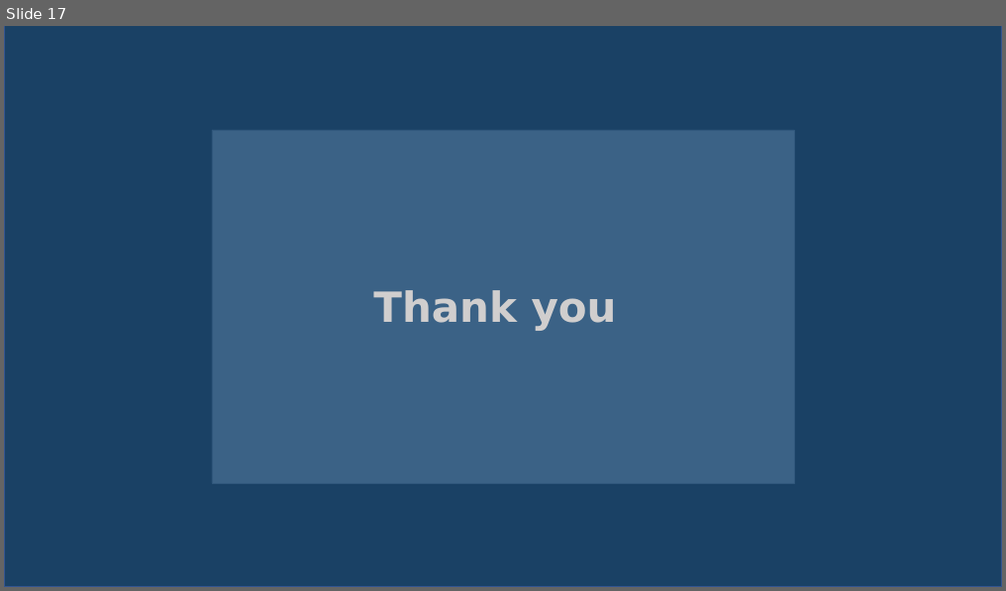
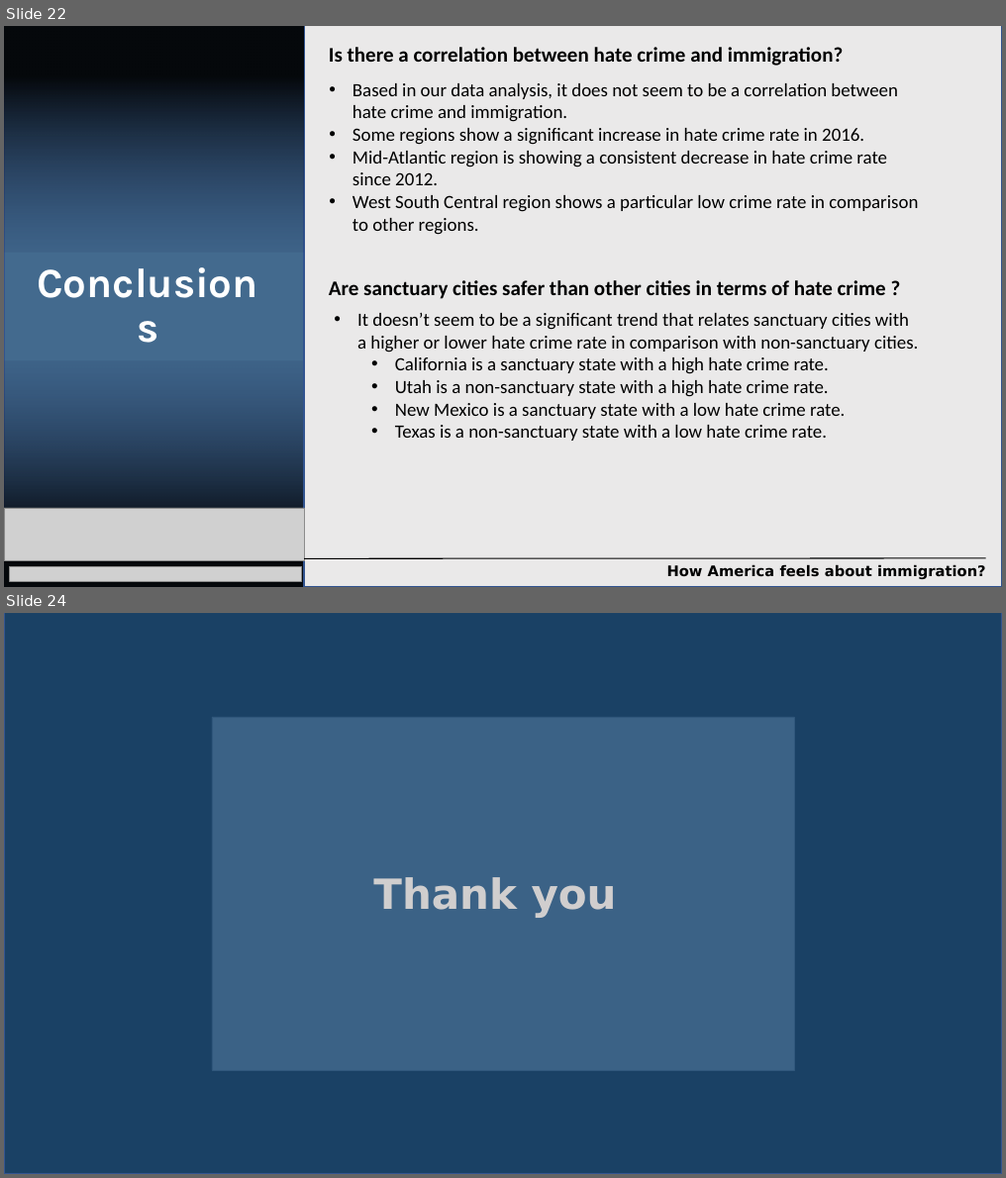
Before and after one commit to jmendiola84/Team_5, a slide deck: Project1-DataAnalytics.pptx. Shown one above the other, each under a label of ours: slide 17 before the commit, slides 22 and 24 after it; the slides between them are not shown. The pictures are 1006x591 and 1006x1178 pixels, drawn with LibreOffice and Linux fonts; fonts in the diff are those of the drawing; grey boxes stand for pictures; background and template pictures are left out. Boxes give left, top, right and bottom in pixels: in the first picture for what was removed or moved away, otherwise in the second. Text is boxed around its words. In the diff, an @@ line names an element or a change of style, - is before the commit and + after.

```diff
--- a/Project1-DataAnalytics.pptx
+++ b/Project1-DataAnalytics.pptx
@@ slide 22 added at (x1=4, y1=26, x2=1002, y2=587), background picture (left out) @@
@@ rectangle added at (x1=4, y1=26, x2=304, y2=587), fill #1F4E79 at 84% opacity, outline #325491 1 pt @@
@@ rectangle added at (x1=4, y1=26, x2=303, y2=252), fill gradient #000000 to #203864 @@
@@ rectangle added at (x1=304, y1=26, x2=1002, y2=587), fill #E7E6E6 at 87% opacity, outline #325491 1 pt @@
@@ text added at (x1=329, y1=47, x2=843, y2=66), 20 pt, text #000000, bold @@
+Is there a correlation between hate crime and immigration?
@@ text added at (x1=352, y1=83, x2=918, y2=235), 18 pt, text #000000 @@
+• Based in our data analysis, it does not seem to be a correlation between hate crime and immigration.
+• Some regions show a significant increase in hate crime rate in 2016.
+• Mid-Atlantic region is showing a consistent decrease in hate crime rate since 2012.
+• West South Central region shows a particular low crime rate in comparison to other regions.
@@ title added at (x1=26, y1=269, x2=270, y2=346), 40 pt, text #FFFFFF, bold @@
+Conclusions
@@ text added at (x1=329, y1=280, x2=886, y2=299), 20 pt, text #000000, bold @@
+Are sanctuary cities safer than other cities in terms of hate crime ?
@@ text added at (x1=357, y1=313, x2=918, y2=441), 18 pt, text #000000 @@
+• It doesn’t seem to be a significant trend that relates sanctuary cities with a higher or lower hate crime rate in comparison with non-sanctuary cities.
+  • California is a sanctuary state with a high hate crime rate.
+  • Utah is a non-sanctuary state with a high hate crime rate.
+  • New Mexico is a sanctuary state with a low hate crime rate.
+  • Texas is a non-sanctuary state with a low hate crime rate.
@@ rectangle added at (x1=4, y1=362, x2=304, y2=587), fill gradient #000000 to #203864 @@
@@ picture added at (x1=4, y1=508, x2=304, y2=562) @@
@@ line added from (304, 559) to (986, 559), #000000 1 pt @@
@@ picture added at (x1=9, y1=567, x2=302, y2=581) @@
@@ text added at (x1=667, y1=565, x2=986, y2=579), 14 pt, text #000000, bold @@
+How America feels about immigration?
@@ what was slide 17 is now slide 24 @@
```
Also in this commit, not shown: 13 slides changed, 6 other slides added.
